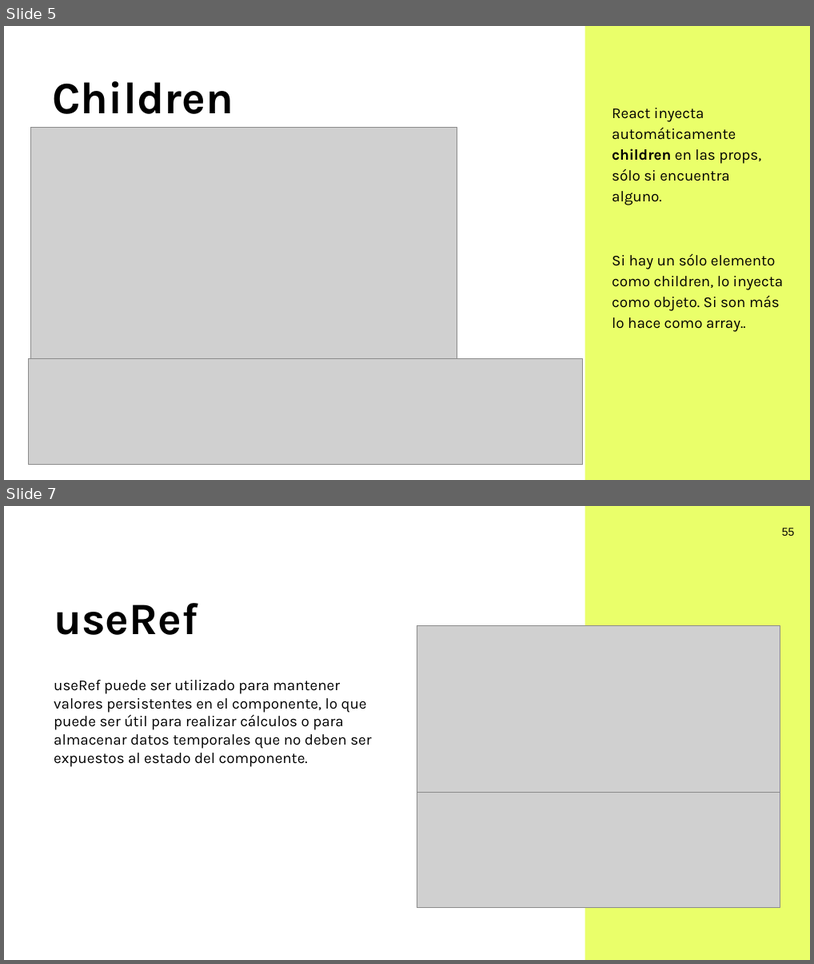
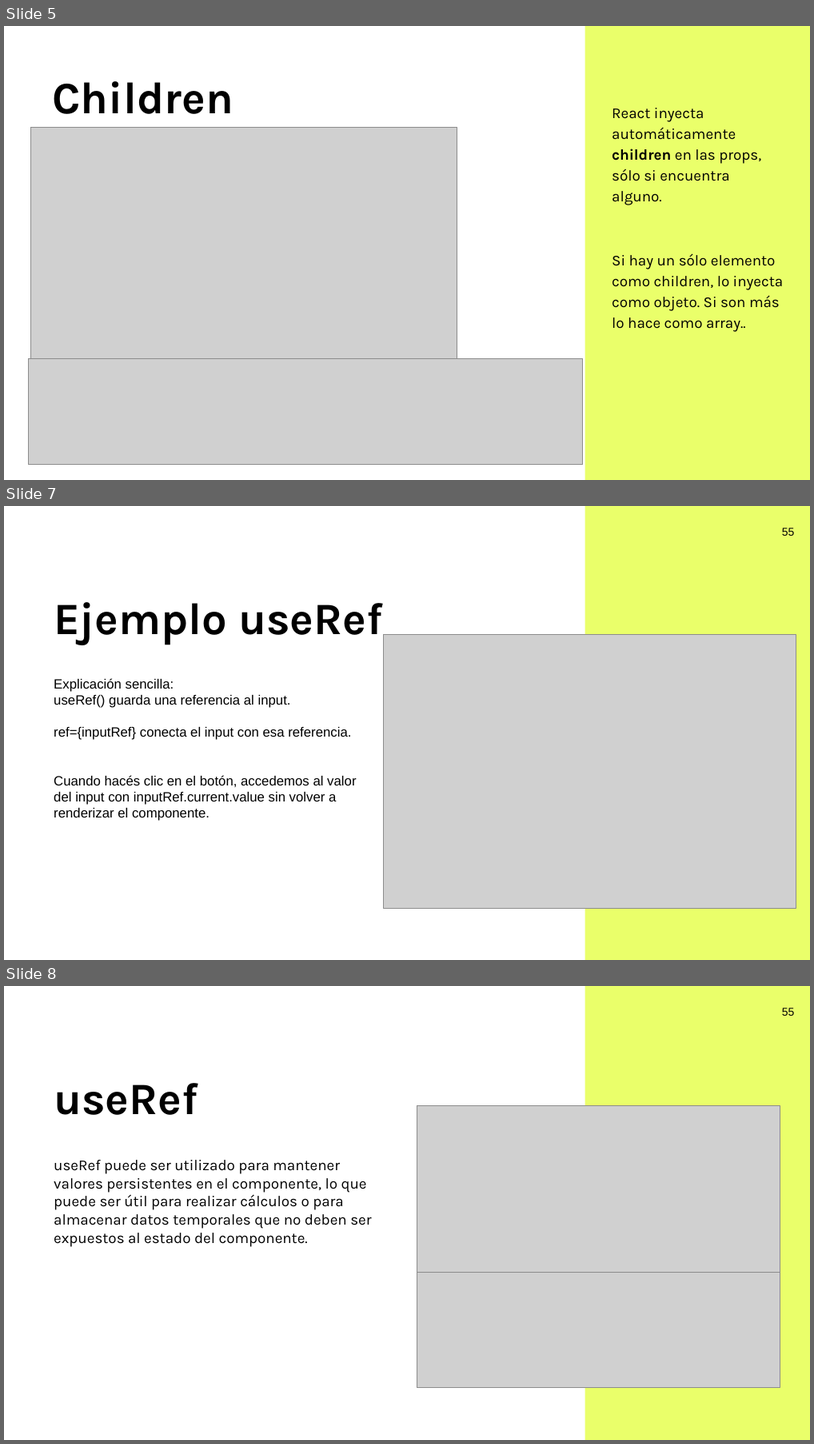
Before and after one commit to Arturogrottoli/Project-React-Js, a slide deck: Clase03/Unidad 3 - Clase en vivo.pptx. Shown one above the other, each under a label of ours: slides 5 and 7 before the commit, slides 5, 7 and 8 after it; the slides between them are not shown. The pictures are 814x964 and 814x1444 pixels, drawn with LibreOffice and Linux fonts; fonts in the diff are those of the drawing; grey boxes stand for pictures; background and template pictures are left out. Boxes give left, top, right and bottom in pixels: in the first picture for what was removed or moved away, otherwise in the second. Text is boxed around its words. In the diff, an @@ line names an element or a change of style, - is before the commit and + after.

```diff
--- a/Clase03/Unidad 3 - Clase en vivo.pptx
+++ b/Clase03/Unidad 3 - Clase en vivo.pptx
@@ slide 7 added at [4, 506, 810, 960], background picture (left out); not listed: 1 template element that a slide beside it also shows @@
@@ text added at [782, 528, 795, 536], 10 pt, text #000000 @@
+55
@@ text added at [54, 602, 382, 645], 40 pt, text #000000, bold @@
+Ejemplo useRef
@@ picture added at [384, 634, 797, 908] @@
@@ text added at [54, 678, 356, 820], 12 pt, text #000000 @@
+Explicación sencilla:
+useRef() guarda una referencia al input.
+ref={inputRef} conecta el input con esa referencia.
+Cuando hacés clic en el botón, accedemos al valor del input con inputRef.current.value sin volver a renderizar el componente.
@@ what was slide 7 is now slide 8 @@
```
Also in this commit, not shown: 1 slide changed.
